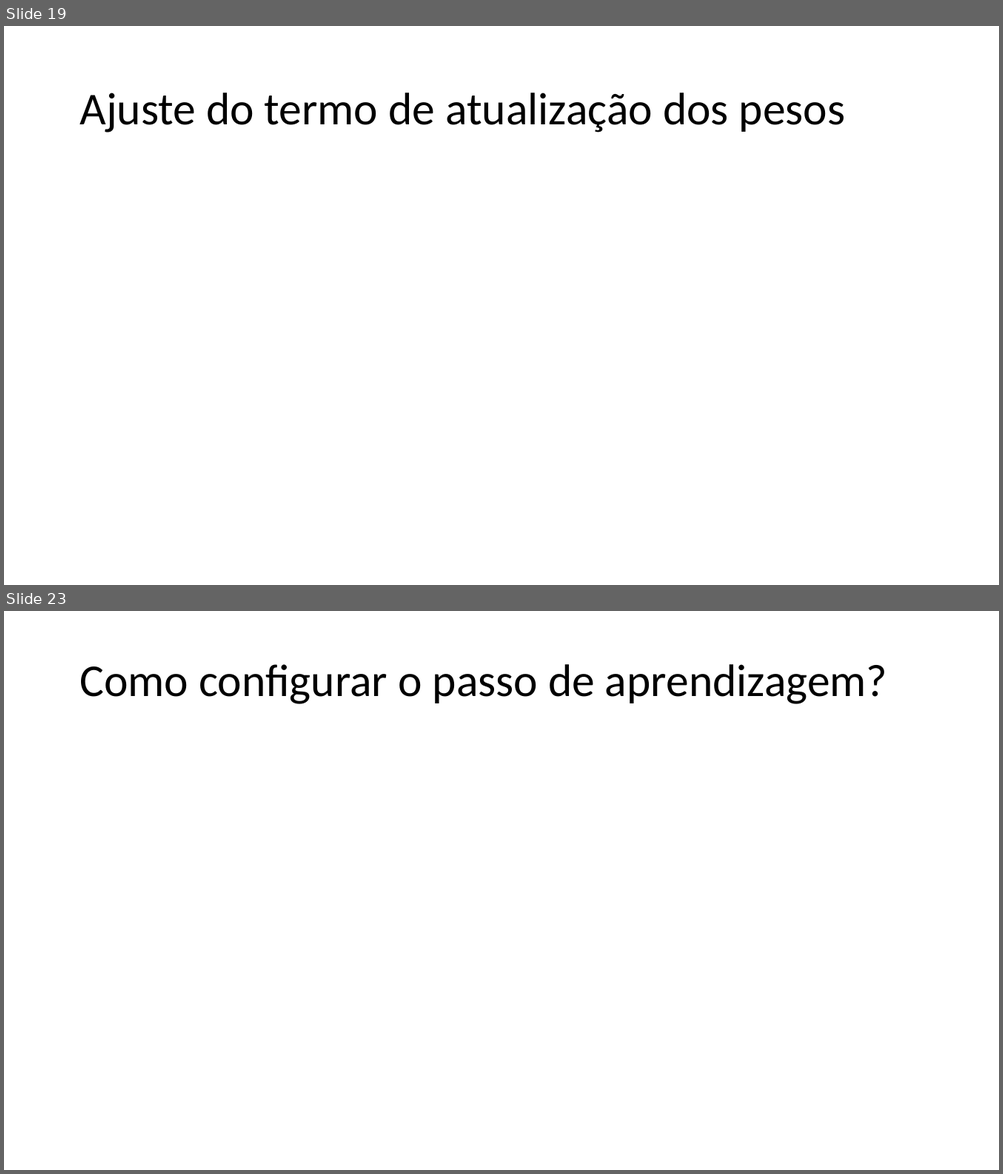
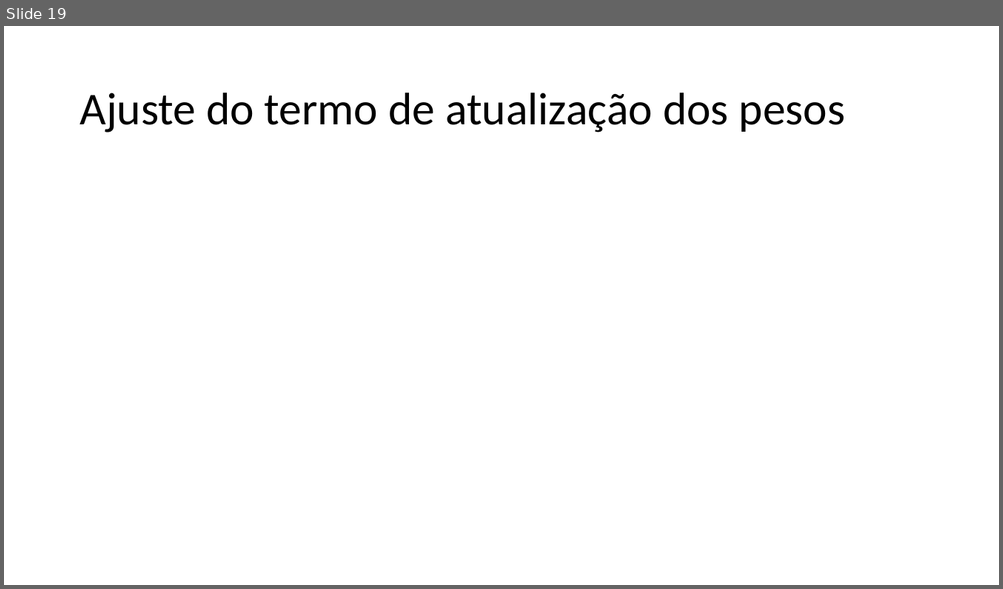
Before and after one commit to zz4fap/t319_aprendizado_de_maquina, a slide deck: slides/T319_Regressão_Linear (Parte III).pptx. Shown one above the other, each under a label of ours: slides 19 and 23 before the commit, slide 19 after it; the slides between them are not shown. The pictures are 1003x1174 and 1003x589 pixels, drawn with LibreOffice and Linux fonts; fonts in the diff are those of the drawing; grey boxes stand for pictures. Boxes give left, top, right and bottom in pixels: in the first picture for what was removed or moved away, otherwise in the second. Text is boxed around its words. In the diff, an @@ line names an element or a change of style, - is before the commit and + after.

```diff
--- a/slides/T319_Regressão_Linear (Parte III).pptx
+++ b/slides/T319_Regressão_Linear (Parte III).pptx
@@ slide 23 removed at <box>4,611,999,1170</box>, background #FFFFFF @@
@@ title removed at <box>79,664,888,704</box> @@
-Como configurar o passo de aprendizagem?
```
Also in this commit, not shown: 3 slides changed, 1 other slide removed, 1 other file.
